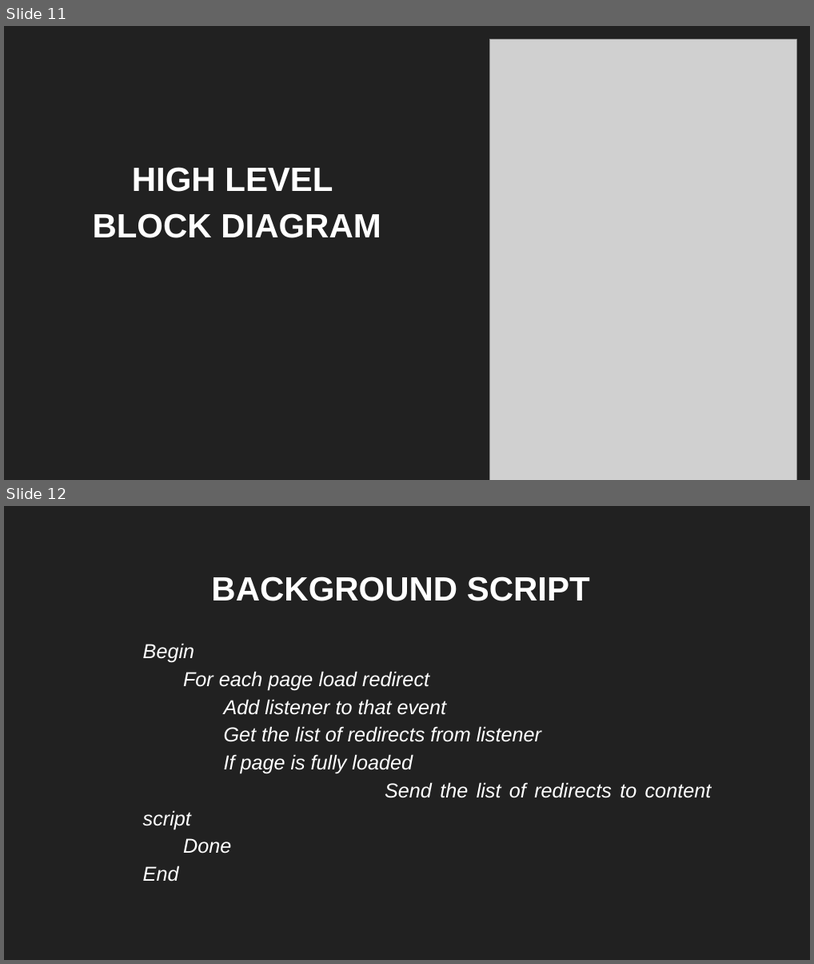
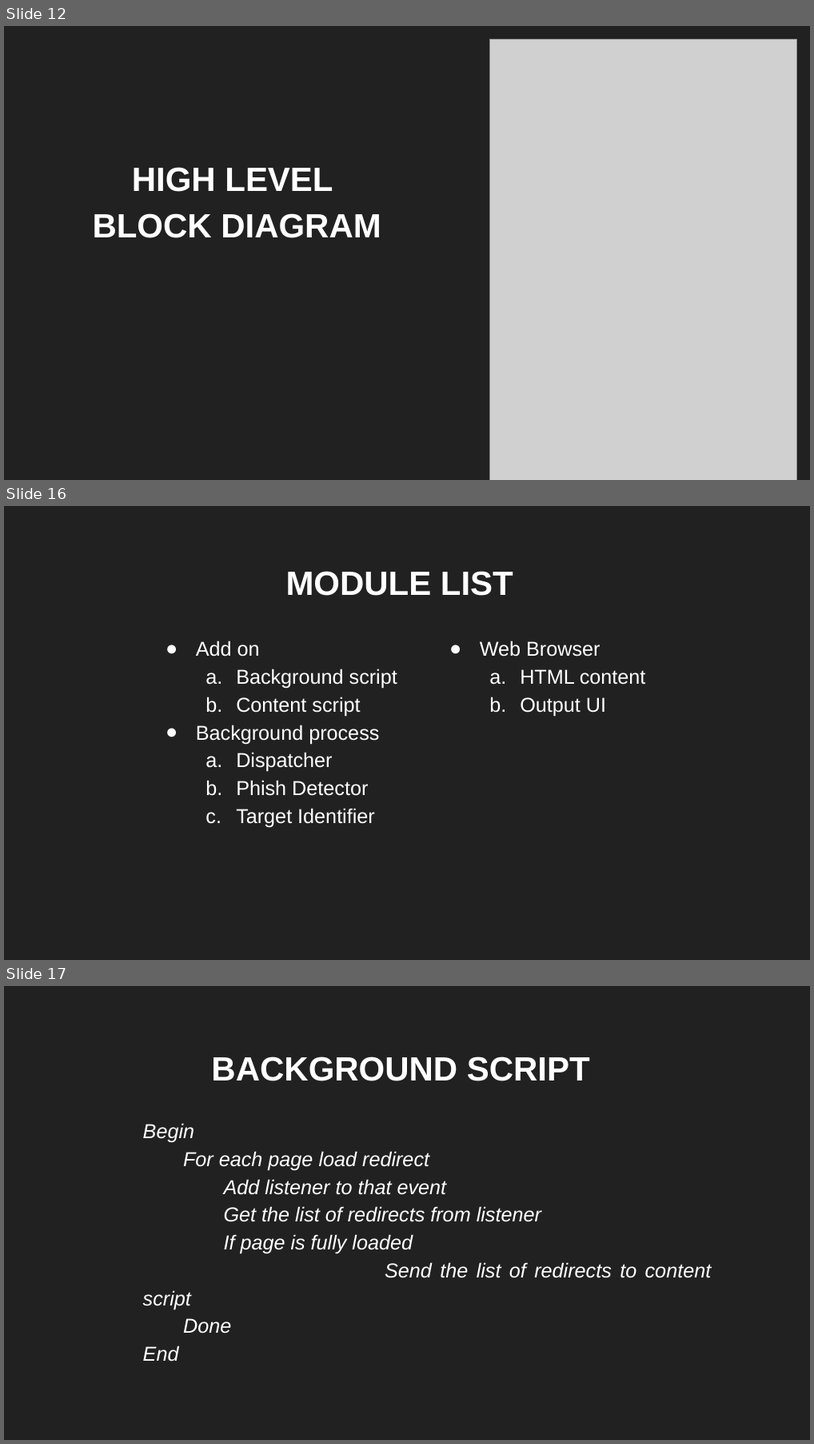
Before and after one commit to sbenstewart/cantina-plus, a slide deck: mail these/first/FYP First.pptx. Shown one above the other, each under a label of ours: slides 11 and 12 before the commit, slides 12, 16 and 17 after it; the slides between them are not shown. The pictures are 814x964 and 814x1444 pixels, drawn with LibreOffice and Linux fonts; fonts in the diff are those of the drawing; grey boxes stand for pictures. Boxes give left, top, right and bottom in pixels: in the first picture for what was removed or moved away, otherwise in the second. Text is boxed around its words. In the diff, an @@ line names an element or a change of style, - is before the commit and + after.

```diff
--- a/mail these/first/FYP First.pptx
+++ b/mail these/first/FYP First.pptx
@@ slide 16 added at <box>4,506,810,960</box>, background #212121 @@
@@ title added at <box>286,571,514,596</box>, 30 pt, text #FFFFFF, bold @@
+MODULE LIST
@@ subtitle added at <box>196,640,398,828</box>, 18 pt, text #FFFFFF @@
+● Add on
+a. Background script
+b. Content script
+● Background process
+a. Dispatcher
+b. Phish Detector
+c. Target Identifier
@@ subtitle added at <box>480,640,646,716</box>, 18 pt, text #FFFFFF @@
+● Web Browser
+a. HTML content
+b. Output UI
@@ what was slide 11 is now slide 12 @@
@@ what was slide 12 is now slide 17 @@
```
Also in this commit, not shown: 4 slides changed, 4 other slides added, 3 other files.
